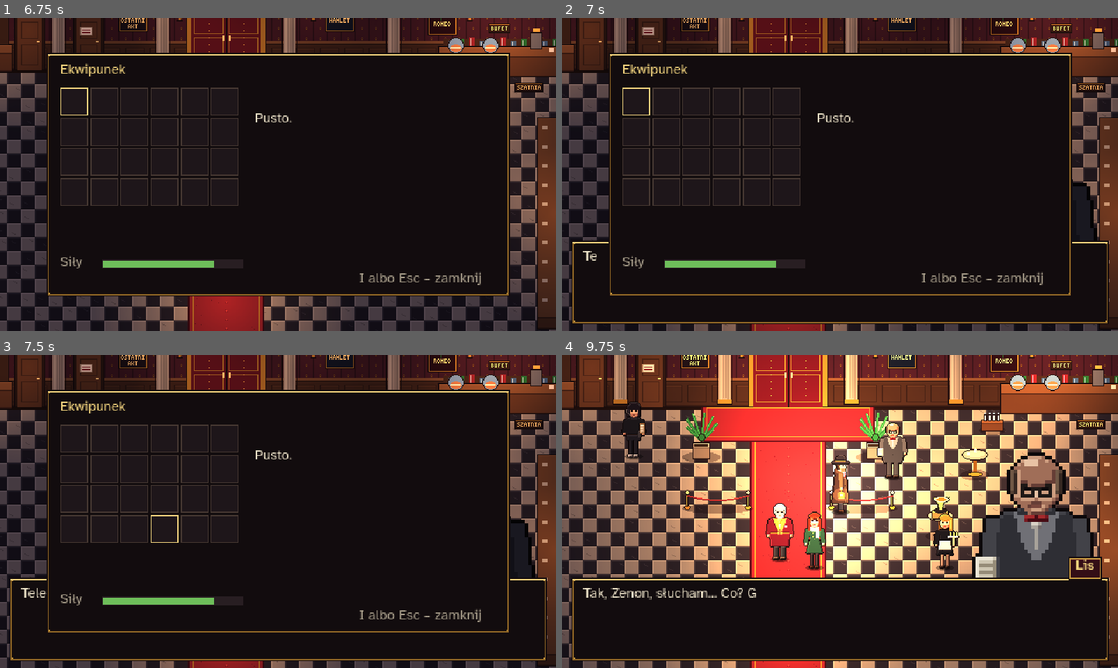
Above: before the commit, frames 1-4 (two rows, left to right).
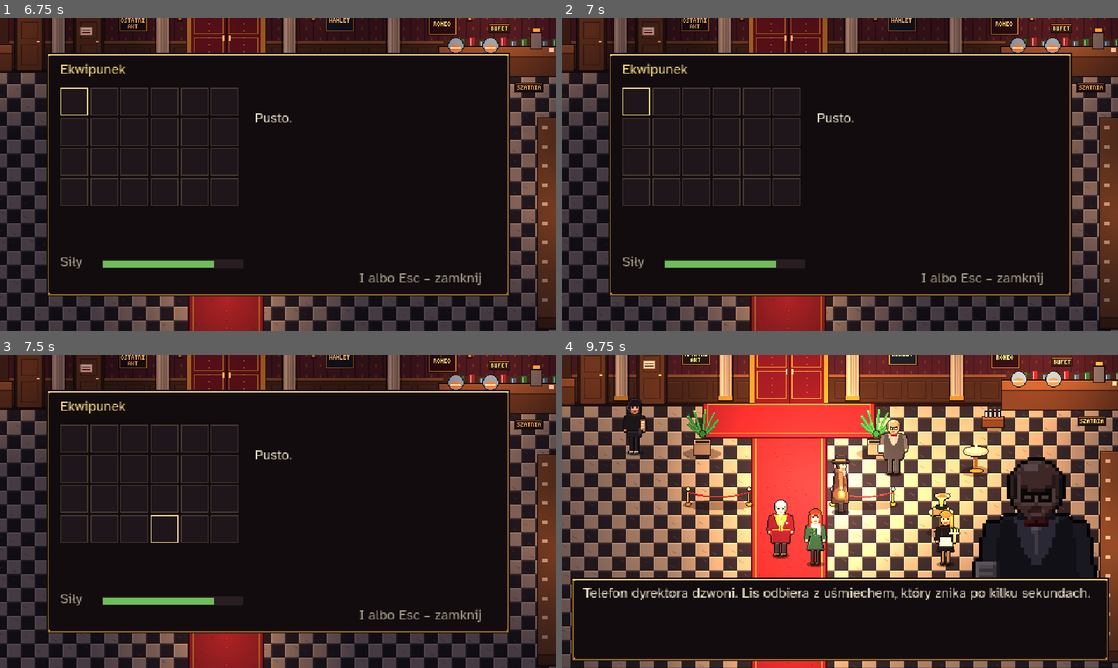
Above: after the commit, the same moments.

Repository: Jonaszq/Antrakt
Game: Godot game, scene res://sceny/scena5/scena5.tscn
The game is run twice, just before and just after one commit, with the same random seed, the same clock (stepped at 60 frames per second) and the same inputs. This scene is started directly instead of the project's main scene.
Inputs (mouse positions are in pixels of both pictures, inside the frame that each line leads up to):
- Up to frame 1 (6.75 s): tap Enter at 0.5, 1.35, 3.5, 5 s; move the mouse to (400, 158) at 0.52 s; hold D 0.53-1.28 s; tap E at 0.6, 6.6 s; click (400, 158) at 0.67 s; tap Space at 0.77, 1.25, 1.52, 3.02, 3.77, 4.25, 4.52, 5.75, 6.02 s; move the mouse to (166, 190) at 1.27 s; hold S 1.28-2.03 s; move the mouse to (333, 105) at 2.02 s; hold D 2.03-2.78 s; tap Keypad Enter at 2.1 s; move the mouse to (250, 237) at 2.77 s; hold W 2.78-3.53 s; tap I at 2.85 s; click (250, 237) at 2.92 s; move the mouse to (444, 221) at 3.52 s; hold A 3.53-5.03 s; tap Tab at 3.6 s; move the mouse to (111, 127) at 4.27 s; tap T at 4.35 s; move the mouse to (305, 174) at 5.02 s; hold S 5.03-5.78 s; tap Q at 5.1 s; click (305, 174) at 5.17 s; move the mouse to (194, 96) at 5.77 s; hold D 5.78-6.53 s; tap Backspace at 5.85 s; move the mouse to (400, 158) at 6.52 s; hold W from 6.53 s (still down)
- Up to frame 2 (7 s): keep holding W; tap Space at 6.77 s
- Up to frame 3 (7.5 s): move the mouse to (166, 527) at 7.27 s; release W at 7.28 s; hold D from 7.28 s (still down); tap Enter at 7.35 s; click (166, 527) at 7.42 s
- Up to frame 4 (9.75 s): tap Space at 7.52, 9.02 s; move the mouse to (895, 442) at 8.02 s; release D at 8.03 s; hold S 8.03-8.78 s; tap Keypad Enter at 8.1 s; move the mouse to (812, 574) at 8.77 s; hold A 8.78-9.53 s; tap I at 8.85 s; move the mouse to (1006, 558) at 9.52 s; hold W from 9.53 s (still down); tap Tab at 9.6 s; click (1006, 558) at 9.67 s

Frame 1 is identical in both runs. In frame 2, 7.0% of the frame differs, in the area x 1-99%, y 51-98%; in frame 3, 7.0%; in frame 4, 35%, in the area x 0-100%, y 0-100%.

Commit message:
Rozdział 1 bez przerywników: toast, Irena i telefon dzieją się, gdy gracz sam podejdzie
Bez kamer filmowych i odliczania w scenie 4; w scenie 5 do Lisa z telefonem
i z prośbą Antoni podchodzi sam, bez ujęcia bramy.

Co-Authored-By: Claude Opus 5.5 (1M context) <noreply@anthropic.com>
Claude-Session: https://claude.ai/code/session_014oWZkKYyLXK48JVtFv94ZU

Diff:
--- a/sceny/scena4/scena4.gd
+++ b/sceny/scena4/scena4.gd
@@ -13,8 +13,6 @@
 const DRZWI_PERSONEL := Rect2(190, 106, 48, 38)
 const STOLIK := Vector2(655, 197)  # stolik_1, tu Irena rzuca koszulę
 
-const TOAST_PO := 8.0  # po tylu sekundach Wolski wznosi toast
-const IRENA_PO := 25.0  # po tylu sekundach od toastu wpada Irena
 
 var _toast := false
 var _irena := false  # awantura już była
@@ -89,14 +87,9 @@
 	Telefon.dodaj_sms(sms[0], sms[2], sms[1])
 	await rozmowa(t["poczatek"])
 	pomoc_klawiszy()
-	# toast po chwili albo gdy Antoni podejdzie do Wolskiego
+	# bez przerywników: toast, gdy Antoni sam podejdzie do Wolskiego,
+	# Irena wpada, gdy po toaście Antoni podejdzie do dyrektora
 	gdy_blisko(_wolski, 60.0, _wznies_toast)
-	await _czekaj_wolny(TOAST_PO)
-	await _wznies_toast()
-	# Irena wpada po chwili albo gdy Antoni podejdzie do dyrektora
-	gdy_blisko(_lis, 70.0, _irena_wpada)
-	await _czekaj_wolny(IRENA_PO)
-	_irena_wpada()
 
 
 ## Czeka podaną liczbę sekund, a potem aż Antoni będzie wolny (bez rozmowy i okien).
@@ -114,45 +107,25 @@
 		stan.pierwsza = false
 
 
-## Kamera filmowa: płynnie jedzie od Antoniego do punktu. Zwraca ją, żeby potem wrócić.
-func _kamera_do(cel: Vector2) -> Camera2D:
-	var kamera := Camera2D.new()
-	kamera.limit_right = 880
-	kamera.limit_bottom = 512
-	kamera.global_position = antoni.get_node("Kamera").get_screen_center_position()
-	obiekty.add_child(kamera)
-	kamera.make_current()
-	var tw := create_tween()
-	tw.tween_property(kamera, "global_position", cel, 1.2).set_trans(Tween.TRANS_SINE)
-	await tw.finished
-	return kamera
-
-
-func _kamera_wroc(kamera: Camera2D) -> void:
-	antoni.get_node("Kamera").make_current()
-	kamera.queue_free()
-
-
 func _wznies_toast() -> void:
 	if _toast:
 		return
 	_toast = true
 	antoni.sterowanie = false
-	var kamera := await _kamera_do(_wolski.position + Vector2(0, -60))
+	zwroc_sie(_wolski)
 	await dialog.pokaz(Dialogi.SCENA4["toast"])
 	await blysk()
-	_kamera_wroc(kamera)
 	antoni.sterowanie = true
+	gdy_blisko(_lis, 70.0, _irena_wpada)
 
 
 ## Irena wypada z drzwi PERSONEL z koszem, robi awanturę dyrektorowi,
-## rzuca koszulę Adriana na stolik i wychodzi. Kamera to pokazuje.
+## rzuca koszulę Adriana na stolik i wychodzi (gdy Antoni stoi przy dyrektorze).
 func _irena_wpada() -> void:
 	if _irena or not _toast:
 		return
 	_irena = true
 	antoni.sterowanie = false
-	var kamera := await _kamera_do(Vector2(440, 200))
 	_postac_ireny.visible = true
 	await przesun(_postac_ireny, Vector2(520, 196), 1.6)
 	await dialog.pokaz(Dialogi.SCENA4["irena_wpada"])
@@ -169,7 +142,6 @@
 	koszula.visible = true
 	dodaj_rozmowce(_lis, Dialogi.SCENA4["lis_po_irenie"])
 	dodaj_rozmowce(_zawada, Dialogi.SCENA4["zawada_po_irenie"])
-	_kamera_wroc(kamera)
 	antoni.sterowanie = true
 	_sprawdz_koniec()
 
--- a/sceny/scena5/scena5.gd
+++ b/sceny/scena5/scena5.gd
@@ -1,20 +1,22 @@
 extends ScenaGry
-## Scena 5: foyer po bankiecie, sobota 23:30, potem auto dyrektora i brama magazynu.
+## Scena 5: foyer po bankiecie, sobota 23:30, potem jazda autem dyrektora.
 ## Do Lisa dzwoni stróż magazynu: znalazł Adriana, nie oddycha. Ania mdleje,
 ## Wolski ją łapie. Lis prosi Antoniego, żeby z nim pojechał. Jazda w deszczu to
 ## rozmowa: gracz wybiera dwa z trzech tematów (Adrian, teatr, Wolski), a na koniec
 ## Lis zawsze mówi o długach i o tym, że sam wysłał Adriana do magazynu.
-## Pod bramą czeka Zenon. Koniec rozdziału i licznik "5 dni do pogrzebu".
+## Bez przerywników: do Lisa przy telefonie i potem z prośbą Antoni podchodzi sam.
+## Po jeździe koniec rozdziału i licznik "5 dni do pogrzebu".
 ## Obrazy auta i bramy rysuje tools/jazda_pixel.py, teksty w Dialogi.SCENA5.
 ## Ujęcia leżą w warstwie _kino pod warstwą ui, więc czarna zasłona ScenaGry je przykrywa.
 
 const NASTEPNA := "res://sceny/scena6/scena6.tscn"  # rozdział 2: magazyn
 const SZYBA := Rect2(12, 34, 456, 134)  # przednia szyba na obrazku wnetrze.png
 
+var _uslyszal := false
 var _lis: Node2D
 var _wolski: Node2D
 var _ania: Node2D
-var _kino: CanvasLayer  # pełnoekranowe ujęcia (auto, brama, plansza końcowa)
+var _kino: CanvasLayer  # pełnoekranowe ujęcia (auto, plansza końcowa)
 var _swiatla: Array[ColorRect] = []
 var _wycieraczki: Array[Sprite2D] = []
 
@@ -36,25 +38,38 @@
 	rekwizyt("gramofon", Vector2(615, 267), 22.0)
 	dzwiek("gramofon.ogg", -14.0, true)
 	await plansza("Foyer, 23:30")
-	antoni.sterowanie = false
-	await get_tree().create_timer(1.5).timeout
+	# bez przerywnika: telefon dzwoni, a Antoni sam decyduje, czy podejść do dyrektora
+	await get_tree().create_timer(3.0).timeout
 	dzwiek("telefon.wav", -6.0)
 	await get_tree().create_timer(2.2).timeout
+	dymek(_lis, "Tak, Zenon, słucham... Co?!", 3.5)
+	gdy_blisko(_lis, 90.0, _telefon)
+	dodaj_rozmowce(_lis, _telefon)
+
+
+## Antoni podchodzi do Lisa: wiadomość od stróża, Ania mdleje, Lis prosi o pomoc.
+func _telefon() -> void:
+	if _uslyszal:
+		return
+	_uslyszal = true
+	antoni.sterowanie = false
 	zwroc_sie(_lis)
 	await dialog.pokaz(Dialogi.SCENA5["telefon"])
 	# Ania mdleje, Wolski ją łapie
-	zwroc_sie(_ania)
 	var upadek := create_tween().set_parallel()
 	upadek.tween_property(_ania, "rotation_degrees", 80.0, 0.5).set_trans(Tween.TRANS_QUAD).set_ease(Tween.EASE_IN)
 	upadek.tween_property(_wolski, "position", _ania.position + Vector2(-22, 2), 0.4)
 	await upadek.finished
 	await dialog.pokaz(Dialogi.SCENA5["omdlenie"])
-	await przesun(_lis, antoni.position + Vector2(30, -8), 1.0)
-	zwroc_sie(_lis)
-	await dialog.pokaz(Dialogi.SCENA5["prosba"])
+	antoni.sterowanie = true
+	dodaj_rozmowce(_lis, _jedziemy)
+
+
+func _jedziemy() -> void:
+	await rozmowa(Dialogi.SCENA5["prosba"])
+	antoni.sterowanie = false
 	await _sciemnij()
 	await _jazda()
-	await _brama()
 	await _koniec_rozdzialu()
 
 
@@ -164,16 +179,6 @@
 		await get_tree().create_timer(0.4).timeout
 
 
-func _brama() -> void:
-	_ujecie("brama.png")
-	var deszcz := Node2D.new()
-	deszcz.set_script(preload("res://wstep/deszcz.gd"))
-	_kino.add_child(deszcz)
-	await _rozjasnij()
-	await dialog.pokaz(Dialogi.SCENA5["brama"])
-	await _sciemnij(1.5)
-
-
 ## Plansza końcowa rozdziału i licznik dni do pogrzebu, potem rozdział 2.
 func _koniec_rozdzialu() -> void:
 	for dziecko in _kino.get_children():
